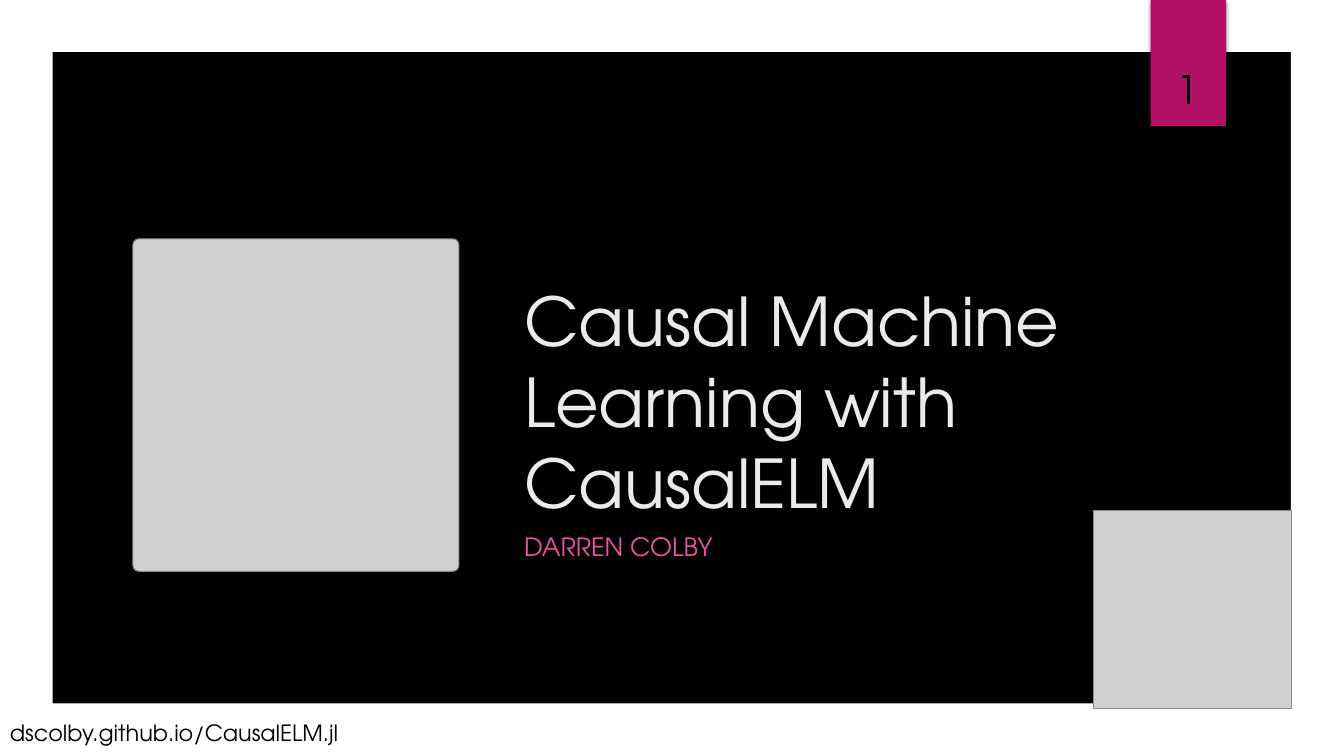
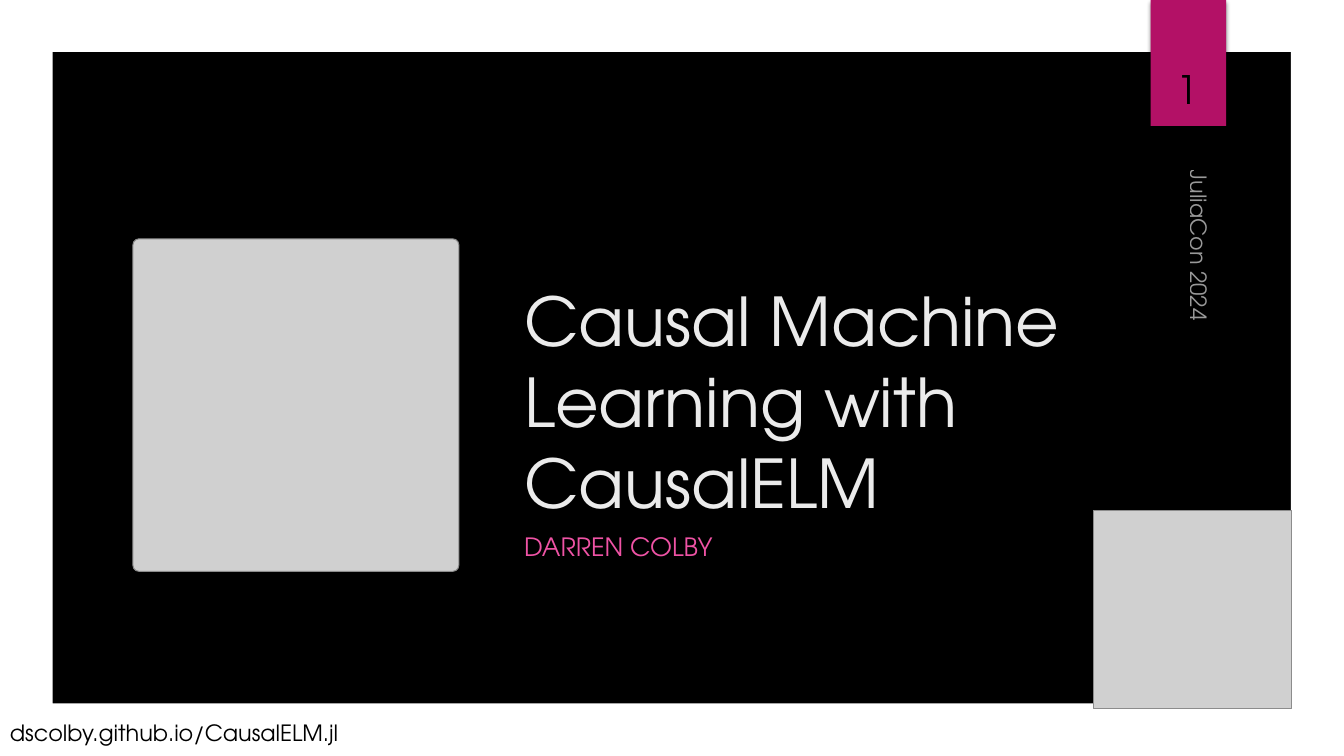
Before and after one commit to dscolby/JuliaCon2024, a slide deck: slide 1 of JuliaCon 2024 Presentation.pptx. Drawn at 1344x756 pixels with LibreOffice and Linux fonts; fonts in the diff are those of the drawing; grey boxes stand for pictures; background and template pictures are left out. Boxes give left, top, right and bottom in pixels: in the first picture for what was removed or moved away, otherwise in the second. Text is boxed around its words. In the diff, an @@ line names an element or a change of style, - is before the commit and + after.

```diff
--- a/JuliaCon 2024 Presentation.pptx
+++ b/JuliaCon 2024 Presentation.pptx
@@ text "JuliaCon 2024" at (x1=1179, y1=181, x2=1217, y2=320): size 10 to 16 pt, text colour #000000 at 60% opacity to #FFFFFF at 60% opacity @@
```
Also in this commit, not shown: 2 other slides changed.
